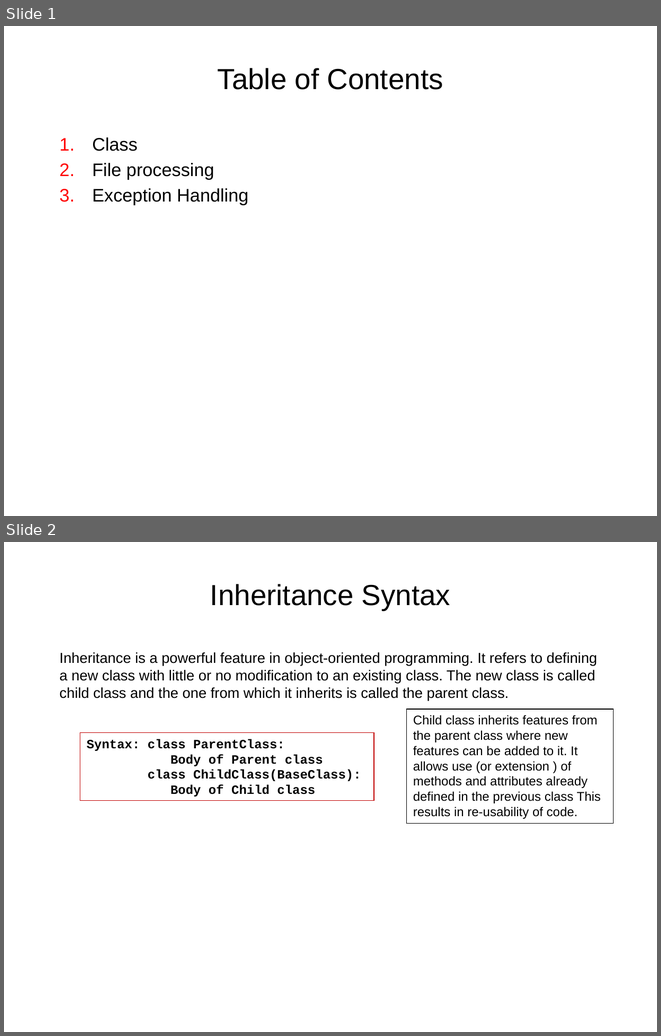
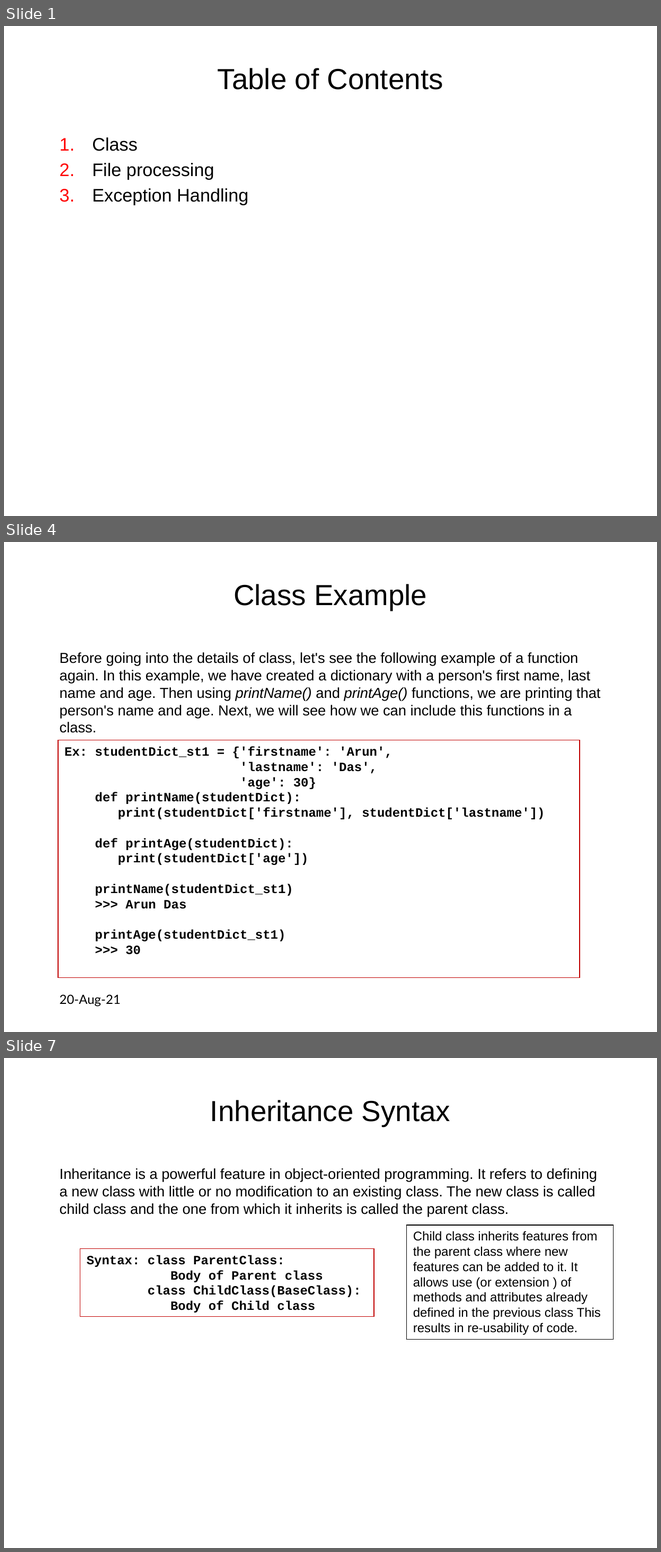
Before and after one commit to dia1128/AIandDataScienceWorkshopwithPython, a slide deck: Week1/03-python - class, file, exception.pptx. Shown one above the other, each under a label of ours: slides 1 and 2 before the commit, slides 1, 4 and 7 after it; the slides between them are not shown. The pictures are 661x1036 and 661x1552 pixels, drawn with LibreOffice and Linux fonts; fonts in the diff are those of the drawing. Boxes give left, top, right and bottom in pixels: in the first picture for what was removed or moved away, otherwise in the second. Text is boxed around its words. In the diff, an @@ line names an element or a change of style, - is before the commit and + after.

Commit message:
contents of class are added

```diff
--- a/Week1/03-python - class, file, exception.pptx
+++ b/Week1/03-python - class, file, exception.pptx
@@ slide 4 added at <box>4,542,657,1032</box>, background #FFFFFF @@
@@ title added at <box>233,584,427,610</box>, 32 pt, text #000000 @@
+Class Example
@@ text added at <box>60,652,601,733</box>, 16 pt, text #000000 @@
+Before going into the details of class, let's see the following example of a function again. In this example, we have created a dictionary with a person's first name, last name and age. Then using printName() and printAge() functions, we are printing that person's name and age. Next, we will see how we can include this functions in a class.
@@ rectangle added at <box>58,740,580,978</box>, outline #C00000 0.75 pt, 14 pt, text #000000, bold @@
+Ex: studentDict_st1 = {'firstname': 'Arun',
+'lastname': 'Das',
+'age': 30}
+def printName(studentDict):
+print(studentDict['firstname'], studentDict['lastname'])
+def printAge(studentDict):
+print(studentDict['age'])
+printName(studentDict_st1)
+>>> Arun Das
+printAge(studentDict_st1)
+>>> 30
@@ text added at <box>60,994,121,1006</box>, 14 pt, text #000000 @@
+20-Aug-21
@@ what was slide 2 is now slide 7 @@
```
Also in this commit, not shown: 4 other slides added.
